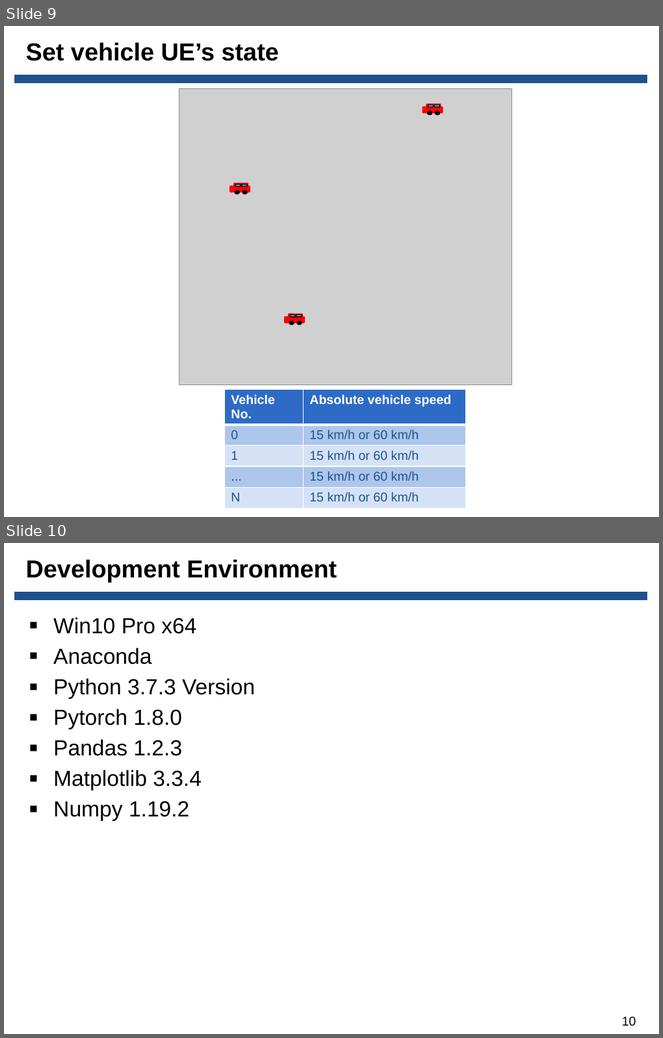
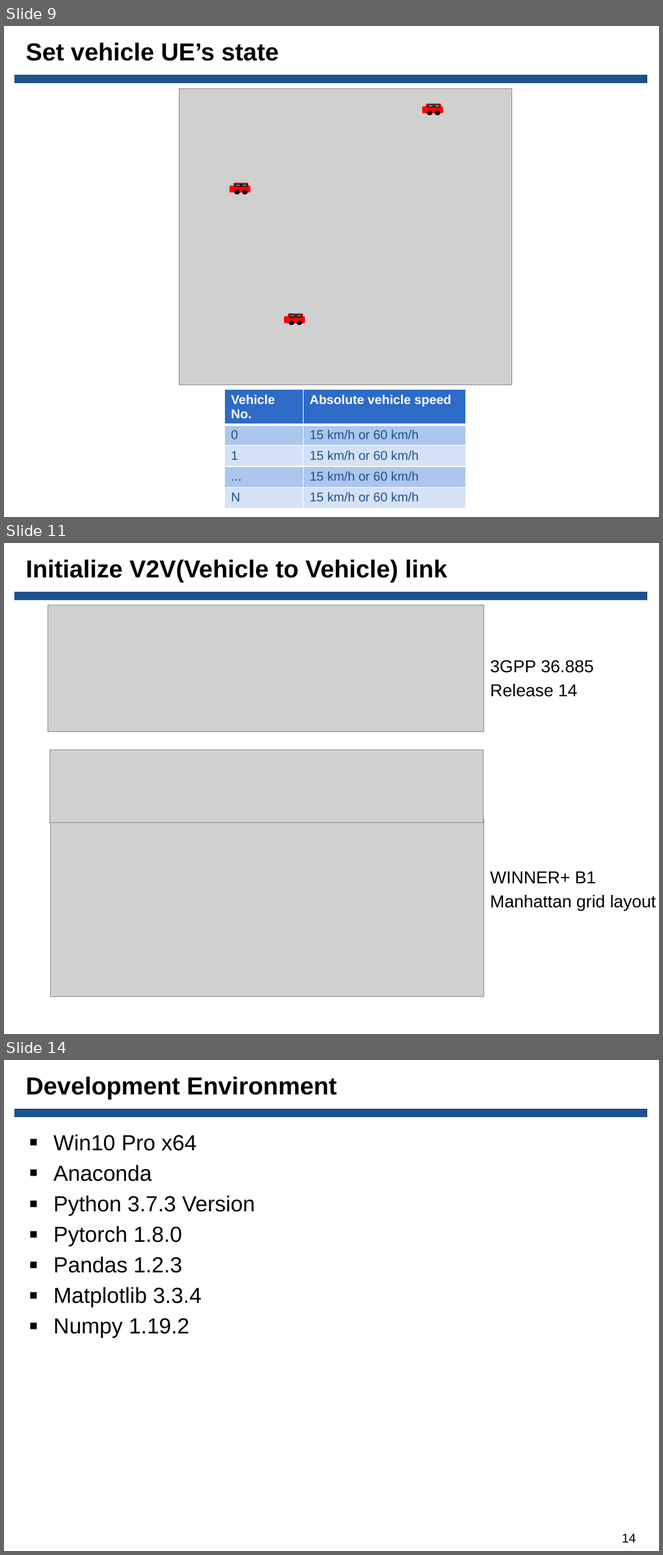
Before and after one commit to Donghee123/MS, a slide deck: V2V DQN Study/C-V2X 3GPP Release 14 채널 시뮬레이션 ppt/20210915_C-V2X 3GPP Release 14 채널 시뮬레이션_한동희_발표자료.pptx. Shown one above the other, each under a label of ours: slides 9 and 10 before the commit, slides 9, 11 and 14 after it; the slides between them are not shown. The pictures are 663x1038 and 663x1555 pixels, drawn with LibreOffice and Linux fonts; fonts in the diff are those of the drawing; grey boxes stand for pictures; background and template pictures are left out. Boxes give left, top, right and bottom in pixels: in the first picture for what was removed or moved away, otherwise in the second. Text is boxed around its words. In the diff, an @@ line names an element or a change of style, - is before the commit and + after.

```diff
--- a/V2V DQN Study/C-V2X 3GPP Release 14 채널 시뮬레이션 ppt/20210915_C-V2X 3GPP Release 14 채널 시뮬레이션_한동희_발표자료.pptx
+++ b/V2V DQN Study/C-V2X 3GPP Release 14 채널 시뮬레이션 ppt/20210915_C-V2X 3GPP Release 14 채널 시뮬레이션_한동희_발표자료.pptx
@@ slide 11 added at [4,543,659,1034], background picture (left out); not listed: 1 template element that a slide beside it also shows @@
@@ title added at [26,559,447,583], 27 pt, text #000000, bold @@
+Initialize V2V(Vehicle to Vehicle) link
@@ picture added at [48,605,484,732] @@
@@ text added at [490,660,594,697], 19 pt, text #000000 @@
+3GPP 36.885
+Release 14
@@ picture added at [50,750,484,823] @@
@@ picture added at [51,819,484,997] @@
@@ text added at [490,871,657,912], 19 pt, text #000000 @@
+WINNER+ B1
+Manhattan grid layout
@@ what was slide 10 is now slide 14 @@
@@ page number at [622,1534,636,1543]: text changed @@
-10
+14
```
Also in this commit, not shown: 2 slides changed, 3 other slides added, 1 other file.
